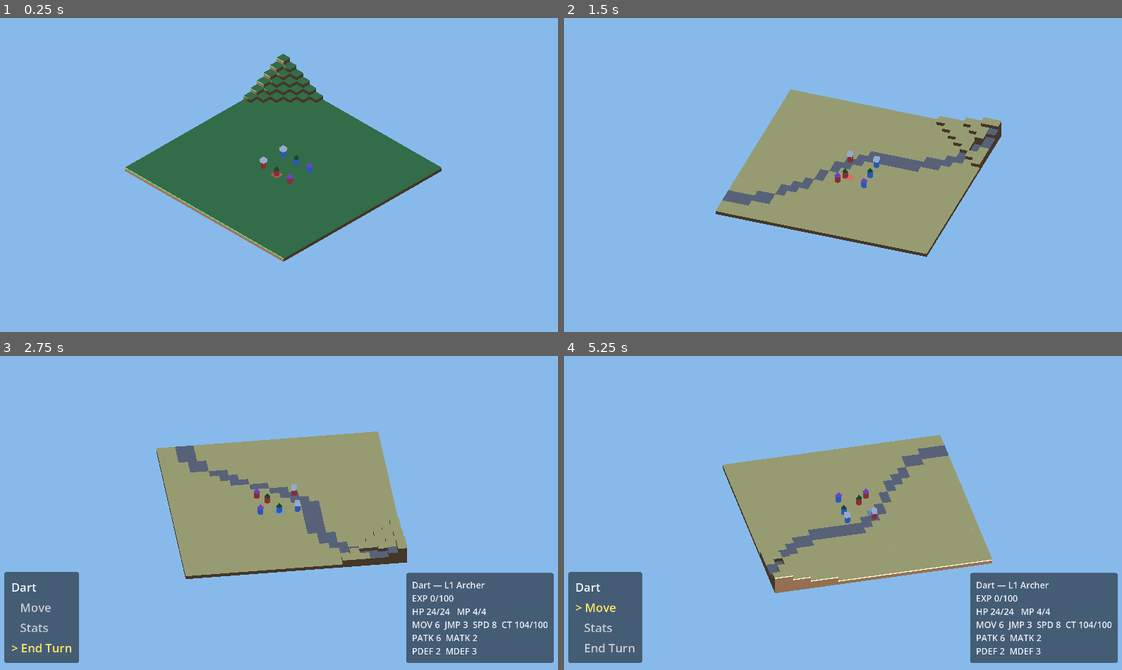
Above: before the commit, frames 1-4 (two rows, left to right).
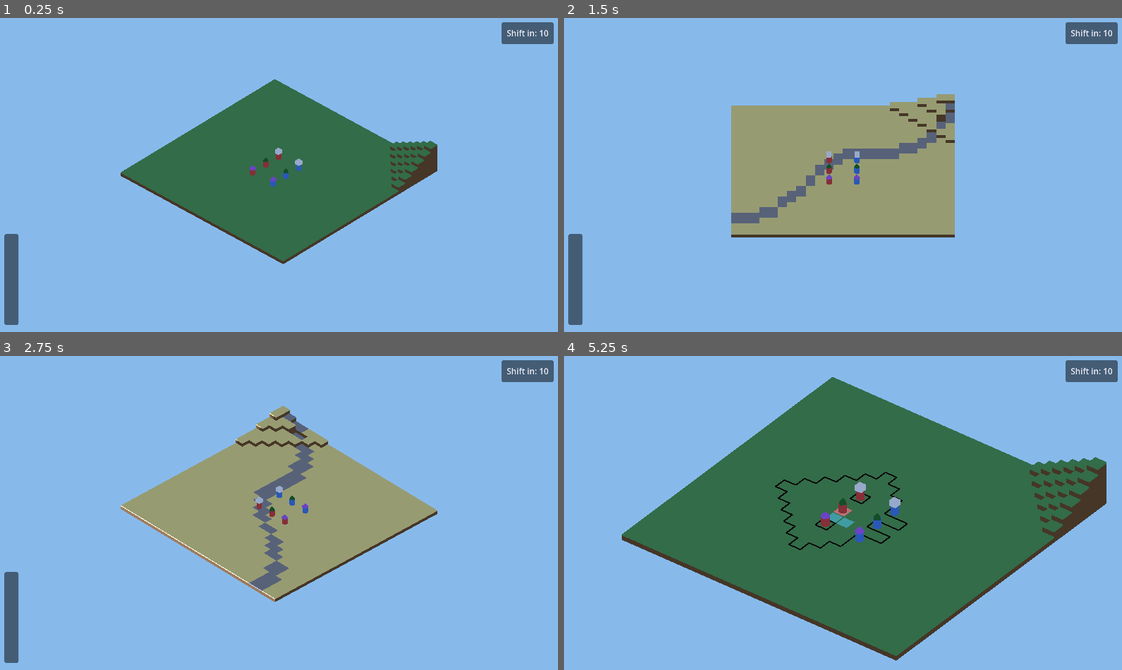
Above: after the commit, the same moments.

Repository: ZWMiller/cylinder_tactics
Game: Godot game, scene res://scenes/Main.tscn
Two runs of this game, one before a commit and one after it. Both use one fixed random seed, a clock stepped at 60 frames per second and the inputs below.
Inputs (mouse positions are in pixels of both pictures, inside the frame that each line leads up to):
- Up to frame 1 (0.25 s): no input
- Up to frame 2 (1.5 s): tap Enter (ui_accept) at 0.5, 0.77 s; move the mouse to (965, 159) at 0.52 s; hold Up (ui_up) 0.53-1.25 s; hold Q 0.53-1.25 s; click (965, 159) at 0.67 s; drag from (731, 190) to (815, 237) at 1.27 s
- Up to frame 3 (2.75 s): move the mouse to (334, 440) at 2.02 s; hold Up (ui_up) from 2.03 s (still down); hold Q from 2.03 s (still down); click (334, 440) at 2.17 s
- Up to frame 4 (5.25 s): release Up (ui_up) at 2.75 s; release Q at 2.75 s; drag from (815, 575) to (675, 462) at 2.77 s; move the mouse to (1010, 560) at 3.52 s; hold Down (ui_down) 3.53-4.25 s; hold Q 3.53-4.25 s; click (1010, 560) at 3.67 s; tap Enter (ui_accept) at 3.77 s; drag from (675, 462) to (759, 431) at 4.27 s; move the mouse to (870, 513) at 5.02 s; hold Down (ui_down) from 5.03 s (still down); hold Q from 5.03 s (still down); click (870, 513) at 5.17 s

The runs differ from the first frame. In frame 1, 4.6% of the frame differs, in the area x 0-100%, y 1-98%; in frame 2, 9.2%; in frame 3, 20%; in frame 4, 53%.

Commit message:
Add cinematic battle intro + turn-counted map time-shift
Camera intro: open 90 degrees off-azimuth (neighbouring corner), slowly
orbit into the authored angle, hold, then punch in on the first active unit
(zoom only the very first activation; player owns zoom after). Camera now
also follows the active unit's live position with a gentle trailing lag.

Map time-shift now happens on a turn cadence, not manually. TurnManager
counts completed character turns (not CT) and every Nth turn (default 10,
configurable via register_map_transition_speed) announces map_transition_due
and pauses the turn loop until the cinematic finishes (continue_after_transition).

The transition is a cinematic: register current zoom, pull out to the
whole-map framing, hold 1s, shift terrain, hold 1s, zoom back in to the
active unit at the registered zoom. Player input + camera-follow are
suspended for the duration.

- ShiftCounter: top-right "Shift in: N" countdown HUD
- CameraController: play_intro_orbit, zoom_in_steps, zoom_to, home_ortho_size
- TurnManager: map_transition_due / map_transition_countdown signals,
  turns_until_transition, continue_after_transition

Co-Authored-By: Claude Opus 4.8 <noreply@anthropic.com>

Diff:
--- a/scripts/CameraController.gd
+++ b/scripts/CameraController.gd
@@ -48,6 +48,19 @@
 ## Orthographic size change per mouse-wheel notch.
 @export var zoom_step: float = 3.0
 
+## Seconds the one-time battle-intro punch-in (`zoom_in_steps`) takes to ease its zoom. Only
+## the intro animates the zoom; ordinary wheel zoom stays instant.
+@export var intro_zoom_time: float = 1.0
+
+## How far (degrees of azimuth) the intro establishing orbit starts away from the authored
+## yaw — 90° views the map from a neighbouring corner before swinging in. Flip the sign to
+## orbit in from the other side.
+@export var intro_orbit_degrees: float = 90.0
+
+## Seconds the intro establishing orbit takes to swing from `intro_orbit_degrees` away back to
+## the authored yaw. "Reasonably slow" so it reads as a camera move, not a snap.
+@export var intro_orbit_time: float = 3.0
+
 ## How quickly the camera slews toward a new `focus_on` target. Used as the per-second rate
 ## of an exponential ease (higher = snappier); the actual lerp factor is `follow_speed *
 ## delta`, clamped to 1, so it's frame-rate independent. Because Main feeds the active unit's
@@ -71,12 +84,23 @@
 ## Starts at the authored `target` (no motion until `focus_on` is called).
 var _desired_target: Vector3 = Vector3.ZERO
 
+## The authored opening zoom (orthographic `size`), captured before any zoom changes. This is
+## the "whole map in view" framing the map-transition cinematic zooms out to.
+var _home_ortho_size: float = 0.0
+
 
 ## Force orthographic projection and place the camera for the first time.
 func _ready() -> void:
 	projection = PROJECTION_ORTHOGONAL
 	_desired_target = target
-	_update_transform()
+	_home_ortho_size = ortho_size
+	_update_transform()
+
+
+## The authored opening zoom — the framing that shows the whole map (used by the
+## map-transition cinematic's zoom-out). See `_home_ortho_size`.
+func home_ortho_size() -> float:
+	return _home_ortho_size
 
 
 ## Slew the view to center on `point`, keeping the current angle and zoom (only the look-at
@@ -138,6 +162,61 @@
 	_update_transform()
 
 
+## Smoothly zoom IN by `notches` mouse-wheel notches (each `zoom_step` of orthographic size),
+## eased over `intro_zoom_time`. Used once for the battle-intro punch-in on the first active
+## unit; ordinary wheel zoom (`_zoom`) stays instant. Clamped to the same limits as manual zoom.
+func zoom_in_steps(notches: int) -> void:
+	var goal: float = clampf(ortho_size - notches * zoom_step, min_ortho_size, max_ortho_size)
+	# A Tween drives the zoom over time; `tween_method` feeds each interpolated value to the
+	# setter below, which keeps the live camera `size` in lockstep with `ortho_size`.
+	var tween := create_tween()
+	tween.set_trans(Tween.TRANS_SINE)
+	tween.set_ease(Tween.EASE_OUT)
+	tween.tween_method(_apply_ortho_size, ortho_size, goal, intro_zoom_time)
+
+
+## Smoothly zoom to an absolute orthographic `target_size` over `duration` seconds, clamped to
+## the zoom limits. Awaitable — returns when the zoom settles, so a caller (the map-transition
+## cinematic) can sequence zoom-out → hold → shift → hold → zoom-in.
+func zoom_to(target_size: float, duration: float) -> void:
+	var goal: float = clampf(target_size, min_ortho_size, max_ortho_size)
+	var tween := create_tween()
+	tween.set_trans(Tween.TRANS_SINE)
+	tween.set_ease(Tween.EASE_IN_OUT)
+	tween.tween_method(_apply_ortho_size, ortho_size, goal, duration)
+	await tween.finished
+
+
+## Set the orthographic zoom level on both the rig (`ortho_size`) and the live camera
+## (`size`). A method so a Tween can animate the zoom (see `zoom_in_steps` / `zoom_to`);
+## `_process`'s `_update_transform` likewise reads `ortho_size`, so they stay consistent.
+func _apply_ortho_size(value: float) -> void:
+	ortho_size = value
+	size = value
+
+
+## Cinematic intro: snap the azimuth `intro_orbit_degrees` away from the authored yaw, then
+## ease it back over `intro_orbit_time` — an establishing orbit from a neighbouring corner.
+## `await` this from Main (`_ready`); it returns when the orbit has settled. The snap happens
+## synchronously (before the first frame renders), so the opening shot is already off-angle.
+func play_intro_orbit() -> void:
+	var end_yaw: float = yaw
+	yaw = end_yaw + intro_orbit_degrees
+	_update_transform()
+	var tween := create_tween()
+	tween.set_trans(Tween.TRANS_SINE)
+	tween.set_ease(Tween.EASE_IN_OUT)   # ease both ends so it glides off and settles gently
+	tween.tween_method(_apply_yaw, yaw, end_yaw, intro_orbit_time)
+	await tween.finished
+
+
+## Set the orbit azimuth and refresh the transform. A method so the intro Tween can animate
+## `yaw` (see `play_intro_orbit`).
+func _apply_yaw(value: float) -> void:
+	yaw = value
+	_update_transform()
+
+
 ## Recompute the camera's position on the orbit sphere and aim it at the target.
 ## Yaw/pitch are converted to a direction vector; the camera is placed `distance`
 ## along it and then `look_at` points its -Z axis back at the target.
--- a/scripts/Main.gd
+++ b/scripts/Main.gd
@@ -45,6 +45,19 @@
 ## before the move starts (see `_take_enemy_turn`), keeping the flow re-entrancy-free.
 const ENEMY_TURN_DELAY := 0.4
 
+## Battle intro: after the establishing orbit settles, hold this long (seconds) before the
+## first unit becomes active and the camera punches in. See `_ready` / `_on_active_unit_changed`.
+const INTRO_HOLD := 1.0
+
+## How many mouse-wheel notches the intro punches in by on the very first active unit. Only
+## that first activation auto-zooms; after that the player owns the zoom.
+const INTRO_ZOOM_CLICKS := 4
+
+## Map-transition cinematic timing (seconds): how long to hold on the wide map view both
+## before and after the terrain shifts, and how long each zoom-out / zoom-in takes.
+const MAP_TRANSITION_HOLD := 1.0
+const MAP_ZOOM_TIME := 1.0
+
 ## The two input phases of a turn: choosing an action, or placing a move.
 enum Phase { MENU, MOVE }
 
@@ -84,6 +97,9 @@
 ## code in `_ready`.
 var _status_panel: StatusPanel
 
+## The top-right "turns until the map shifts" countdown box. Created in code in `_ready`.
+var _shift_counter: ShiftCounter
+
 ## Which input phase we're in right now (see Phase).
 var _phase: Phase = Phase.MENU
 
@@ -98,6 +114,15 @@
 ## move/menu/hover code reads it for convenience; the turn manager remains the source of
 ## truth (this is never written elsewhere).
 var _active_unit: Unit = null
+
+## True once the battle-intro punch-in has fired, so only the *very first* active unit
+## auto-zooms; every activation after that leaves the zoom to the player.
+var _intro_zoom_done: bool = false
+
+## True while the map-transition cinematic is playing. Gates player input and suspends the
+## per-frame camera-follow so the cinematic can own the camera (zoom out → shift → zoom in)
+## without a unit acting or the follow fighting it.
+var _map_transition_playing: bool = false
 
 ## Which unit occupies each tile, keyed by grid coordinate (Vector2i). Lets us block
 ## moving onto an occupied tile now, and will resolve attacks by tile later.
@@ -152,6 +177,9 @@
 	_status_panel = StatusPanel.new()
 	add_child(_status_panel)          # runs StatusPanel._ready synchronously, building its UI
 
+	_shift_counter = ShiftCounter.new()
+	add_child(_shift_counter)         # runs ShiftCounter._ready synchronously, building its UI
+
 	_rng.seed = 12345          # fixed seed: same rolled enemies every run while testing
 
 	# The turn scheduler owns whose turn it is; we just listen for the hand-off. Built
@@ -159,6 +187,12 @@
 	_turn_manager = TurnManager.new()
 	add_child(_turn_manager)
 	_turn_manager.active_unit_changed.connect(_on_active_unit_changed)
+	# The map "takes its turn" every N character turns (default 10); we run the actual
+	# time-shift. A specific map would set its own cadence via register_map_transition_speed.
+	_turn_manager.map_transition_due.connect(_on_map_transition_due)
+	_turn_manager.map_transition_countdown.connect(_on_shift_countdown)
+	# Seed the countdown HUD with the starting value (full cadence; -1 hides it if disabled).
+	_shift_counter.set_count(_turn_manager.turns_until_transition())
 
 	# Players from authored recruits; enemies rolled from class+level into recruits.
 	for entry in _player_roster:
@@ -167,8 +201,12 @@
 		var foe := StatRoll.random_recruit(entry[2], entry[3], _rng)
 		_spawn_recruit(entry[0], entry[1], Unit.Allegiance.ENEMY, foe)
 
-	# Kick off the loop: this charges up to the first actor and emits active_unit_changed,
-	# which lands in _on_active_unit_changed and starts that unit's turn.
+	# Battle intro: a slow establishing orbit from 90° away into the authored angle, a short
+	# hold, THEN start the turn loop. No unit is active during the orbit/hold, so the camera
+	# stays on the wide map shot. `begin()` charges up to the first actor and emits
+	# active_unit_changed, which starts that unit's turn and triggers the one-time punch-in.
+	await _camera.play_intro_orbit()
+	await get_tree().create_timer(INTRO_HOLD).timeout
 	_turn_manager.begin()
 
 
@@ -512,6 +550,11 @@
 		return
 	_menu.set_title(unit.display_name())  # show whose turn it is
 	_update_active_marker()
+	# One-time intro punch-in: the first unit to ever go active gets a zoom-in; after that the
+	# player controls the zoom. The pan onto the unit is the normal `focus_on` slew.
+	if not _intro_zoom_done:
+		_intro_zoom_done = true
+		_camera.zoom_in_steps(INTRO_ZOOM_CLICKS)
 	if unit.allegiance == Unit.Allegiance.PLAYER:
 		_start_turn()
 	else:
@@ -583,6 +626,48 @@
 	_turn_manager.end_turn()
 
 
+## The map's turn came up (every N character turns, per the turn manager) — play the
+## transition cinematic, then hand control back so the next unit can act. The turn manager
+## deliberately paused the loop before choosing the next actor, so nothing moves underneath
+## the cinematic; `continue_after_transition` resumes it.
+func _on_map_transition_due() -> void:
+	await _play_map_transition()
+	_turn_manager.continue_after_transition()
+
+
+## The map-transition cinematic: register the current zoom, pull out to the whole-map view,
+## hold, shift the terrain, hold, then zoom back in to the (still-active) unit at the zoom we
+## started from. `_map_transition_playing` gates input and suspends the per-frame camera
+## follow for the duration so the choreography owns the camera.
+func _play_map_transition() -> void:
+	_map_transition_playing = true
+	# Clear the player UI so the wide shot is unobstructed; the next turn restores it.
+	_menu.set_menu_visible(false)
+	_status_panel.hide_panel()
+
+	var restore_zoom: float = _camera.ortho_size   # register where to zoom back to
+	# Pull back to the whole-map framing (recenter on the map; the follow is suspended).
+	_camera.focus_on(Vector3.ZERO)
+	await _camera.zoom_to(_camera.home_ortho_size(), MAP_ZOOM_TIME)
+	await get_tree().create_timer(MAP_TRANSITION_HOLD).timeout
+
+	# The shift itself (terrain only today; unit re-settle + fall damage is a separate TODO).
+	_battlefield.advance_shift()
+	await get_tree().create_timer(MAP_TRANSITION_HOLD).timeout
+
+	# Release the camera so the per-frame follow re-centers on the active unit, and zoom back
+	# in to the registered level as it pans.
+	_map_transition_playing = false
+	await _camera.zoom_to(restore_zoom, MAP_ZOOM_TIME)
+	# Refresh the countdown to the full cadence now that the shift has happened.
+	_shift_counter.set_count(_turn_manager.turns_until_transition())
+
+
+## Update the top-right countdown box when the turn manager reports turns-until-shift.
+func _on_shift_countdown(turns_remaining: int) -> void:
+	_shift_counter.set_count(turns_remaining)
+
+
 ## Place/recolor the active-unit tile marker on the active unit's tile, and aim the camera at
 ## the unit. Called every frame from `_process` so both track the unit as it walks and stay
 ## correct after a time-shift. The marker sits on the destination tile (`grid_coord`, which a
@@ -594,7 +679,10 @@
 	if _active_unit == null:
 		return
 	_battlefield.set_active_tile(_active_unit.grid_coord, Unit.active_color(_active_unit.allegiance))
-	_camera.focus_on(_active_unit.global_position)
+	# During a map-transition cinematic the camera is choreographed by `_play_map_transition`,
+	# so don't fight it with the per-frame follow; the marker still tracks the tile.
+	if not _map_transition_playing:
+		_camera.focus_on(_active_unit.global_position)
 
 
 ## Move `unit`'s occupancy entry and grid address to `dest` — the bookkeeping half of a move
@@ -606,7 +694,10 @@
 	_units_by_tile[dest] = unit
 
 
-## True only while a PLAYER unit holds the turn — the gate for all player input (menu keys
-## and move placement), so input does nothing during an enemy's self-driven AI turn.
+## True only while a PLAYER unit holds the turn AND no map-transition cinematic is playing —
+## the gate for all player input (menu keys and move placement), so input does nothing during
+## an enemy's self-driven AI turn or while the map is shifting.
 func _is_player_turn() -> bool:
-	return _active_unit != null and _active_unit.allegiance == Unit.Allegiance.PLAYER
+	return _active_unit != null \
+		and _active_unit.allegiance == Unit.Allegiance.PLAYER \
+		and not _map_transition_playing
--- /dev/null
+++ b/scripts/ShiftCounter.gd
@@ -0,0 +1,64 @@
+## The map-shift countdown box, pinned to the top-right corner. Shows how many character
+## turns remain until the map "takes its turn" (the time-shift). It ticks down by one at the
+## end of every turn, reaching 0 on the very turn the shift fires (see `TurnManager` /
+## `Main._on_shift_countdown`).
+##
+## A *view* like `ActionMenu` / `StatusPanel`: `Main` decides the number to show; this only
+## renders. Same screen-space recipe (CanvasLayer → Control → styled PanelContainer → Label)
+## and the same chrome constants, so it reads as part of the one HUD system.
+class_name ShiftCounter
+extends CanvasLayer
+
+## Chrome matched to the other HUD boxes so they feel unified.
+const _BG_COLOR := Color(0.0, 0.0, 0.0, 0.5)      ## Translucent black, same as the menu.
+const _TEXT_COLOR := Color(0.92, 0.92, 0.96)      ## Soft near-white text.
+const _FONT_SIZE := 28                             ## Compact — it's a small status readout.
+const _PADDING := 18                               ## Interior margin, box edge to text.
+const _CORNER_RADIUS := 8                          ## Same rounded corners as the menu.
+const _SCREEN_MARGIN := 24                         ## Gap from the top-right screen corner.
+
+## Full-screen, click-through root we toggle to show/hide the box.
+var _root: Control
+
+## The countdown text.
+var _label: Label
+
+
+## Godot lifecycle hook: build the (static) UI tree once. Mirrors the other HUD views, but
+## pinned to the top-RIGHT corner, growing down-and-left as it sizes to its content.
+func _ready() -> void:
+	_root = Control.new()
+	_root.set_anchors_preset(Control.PRESET_FULL_RECT)
+	_root.mouse_filter = Control.MOUSE_FILTER_IGNORE  # never eat clicks meant for tiles
+	add_child(_root)
+
+	var panel := PanelContainer.new()
+	panel.set_anchors_and_offsets_preset(Control.PRESET_TOP_RIGHT)
+	panel.offset_right = -_SCREEN_MARGIN   # margin in from the right edge
+	panel.offset_top = _SCREEN_MARGIN      # margin down from the top edge
+	panel.grow_horizontal = Control.GROW_DIRECTION_BEGIN  # expand leftward as it sizes
+	panel.grow_vertical = Control.GROW_DIRECTION_END      # expand downward as it sizes
+	panel.mouse_filter = Control.MOUSE_FILTER_IGNORE
+	var style := StyleBoxFlat.new()
+	style.bg_color = _BG_COLOR
+	style.set_content_margin_all(_PADDING)
+	style.set_corner_radius_all(_CORNER_RADIUS)
+	panel.add_theme_stylebox_override("panel", style)
+	_root.add_child(panel)
+
+	_label = Label.new()
+	_label.add_theme_font_size_override("font_size", _FONT_SIZE)
+	_label.add_theme_color_override("font_color", _TEXT_COLOR)
+	_label.mouse_filter = Control.MOUSE_FILTER_IGNORE
+	panel.add_child(_label)
+
+
+## Show `turns` as the remaining count. A negative value means shifts are disabled (the map
+## has no transition cadence), so we hide the box entirely rather than show a meaningless
+## number.
+func set_count(turns: int) -> void:
+	if turns < 0:
+		_root.visible = false
+		return
+	_label.text = "Shift in: %d" % turns
+	_root.visible = true
--- a/scripts/TurnManager.gd
+++ b/scripts/TurnManager.gd
@@ -24,6 +24,12 @@
 ## into its next turn so fractional-speed differences still matter over time.
 const CT_THRESHOLD := 100
 
+## Default cadence of the map time-shift: the map "takes its turn" every Nth *character* turn.
+## Deliberately counted in completed turns, NOT CT — the shift is a steady wall-clock-ish
+## pressure on the battle, independent of how fast any unit charges. A map overrides this via
+## `register_map_transition_speed`.
+const DEFAULT_MAP_TRANSITION_SPEED := 10
+
 ## Fired when a new unit takes the turn (after the queue picks it). Listeners — the menu
 ## title, the status box, the active-tile marker, and the player/enemy turn branch in
 ## `Main` — react to this instead of `Main` hard-wiring them. `unit` is null only when the
@@ -35,6 +41,17 @@
 ## end-of-turn status ticks), so it exists from the start.
 signal turn_ended(unit: Unit)
 
+## Fired when the map "takes its turn" — every `_map_transition_speed` character turns. A
+## listener (Main) runs the actual map time-shift; the scheduler only counts turns and
+## announces, staying ignorant of the battlefield (node-composition + signals). Because the
+## transition is a cinematic that must play uninterrupted, `end_turn` does NOT pick the next
+## actor when this fires — it waits for the listener to call `continue_after_transition`.
+signal map_transition_due()
+
+## Fired at the end of each turn with the number of turns now remaining until the next map
+## shift (0 on the shift turn itself). Drives the `ShiftCounter` HUD.
+signal map_transition_countdown(turns_remaining: int)
+
 ## Every combatant in the encounter, both sides, in registration order. That order is also
 ## the final tie-break when two units are equally ready, so it stays stable and deterministic.
 var _units: Array[Unit] = []
@@ -42,6 +59,14 @@
 ## Whose turn it currently is (the single source of truth; `Main` mirrors it for the input
 ## code's convenience but never writes it).
 var _active_unit: Unit = null
+
+## Character turns between map time-shifts (see `register_map_transition_speed`). <= 0 disables
+## automatic shifts entirely.
+var _map_transition_speed: int = DEFAULT_MAP_TRANSITION_SPEED
+
+## Completed character turns since the last map shift. Counts up in `end_turn`; when it
+## reaches `_map_transition_speed` it resets and `map_transition_due` fires.
+var _turns_since_transition: int = 0
 
 
 ## Add a unit to the schedule with a cleared charge. Called once per spawn by `Main`; both
@@ -62,6 +87,30 @@
 	return _active_unit
 
 
+## Configure how many character turns pass before the map takes its turn (a time-shift). Each
+## map sets its own pace by calling this during setup; left alone it uses
+## `DEFAULT_MAP_TRANSITION_SPEED` (10). A value <= 0 disables automatic shifts. Resets the
+## running count so a freshly-set cadence starts from zero.
+func register_map_transition_speed(turns: int) -> void:
+	_map_transition_speed = turns
+	_turns_since_transition = 0
+
+
+## How many character turns remain until the next map shift, or -1 if shifts are disabled
+## (cadence <= 0). Main reads this to seed the HUD and to reset it after a shift.
+func turns_until_transition() -> int:
+	if _map_transition_speed <= 0:
+		return -1
+	return _map_transition_speed - _turns_since_transition
+
+
+## Resume the turn loop after the map's cinematic transition has finished. `end_turn` stops
+## before choosing the next actor when a shift is due (so the transition plays without a unit
+## acting underneath it); the transition handler calls this to hand control back.
+func continue_after_transition() -> void:
+	_advance_to_next_actor()
+
+
 ## Start the battle's turn loop: charge up to the first actor and announce it. Call once
 ## after every unit is registered.
 func begin() -> void:
@@ -75,7 +124,28 @@
 	if _active_unit != null:
 		_active_unit.ct -= CT_THRESHOLD
 		turn_ended.emit(_active_unit)
+		if _consume_turn_for_map_shift():
+			# The map takes its turn now. Don't pick the next actor — the transition cinematic
+			# plays first and calls `continue_after_transition` when it's done.
+			map_transition_due.emit()
+			return
 	_advance_to_next_actor()
+
+
+## Tick the map-shift counter for one completed character turn and report whether the map
+## should now shift. Emits the running countdown for the HUD; when the count reaches the
+## registered cadence it resets and returns true (the shift turn — countdown shows 0). A
+## cadence <= 0 means shifts are disabled, so nothing counts. Called between the ending turn
+## and choosing the next actor, so a shift lands "between" characters in the order.
+func _consume_turn_for_map_shift() -> bool:
+	if _map_transition_speed <= 0:
+		return false
+	_turns_since_transition += 1
+	map_transition_countdown.emit(_map_transition_speed - _turns_since_transition)
+	if _turns_since_transition >= _map_transition_speed:
+		_turns_since_transition = 0
+		return true
+	return false
 
 
 ## Tick CT forward until a unit is ready, make it active, and announce the change. With no
Not shown, added: scripts/ShiftCounter.gd.uid
